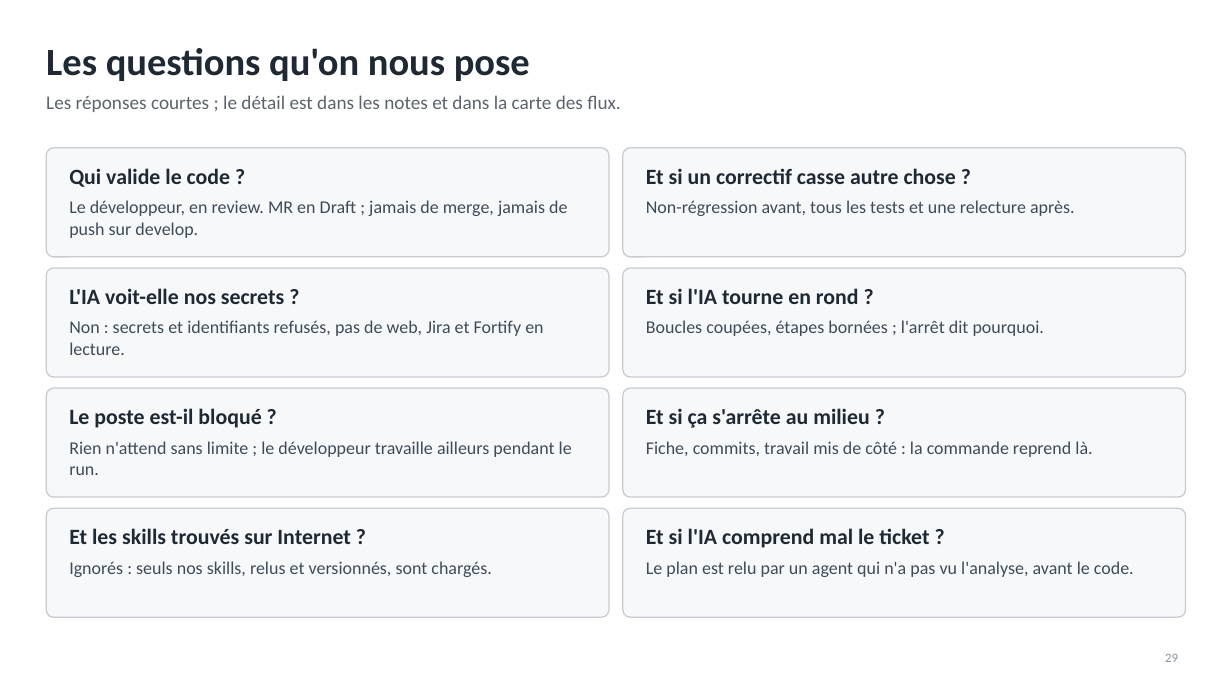
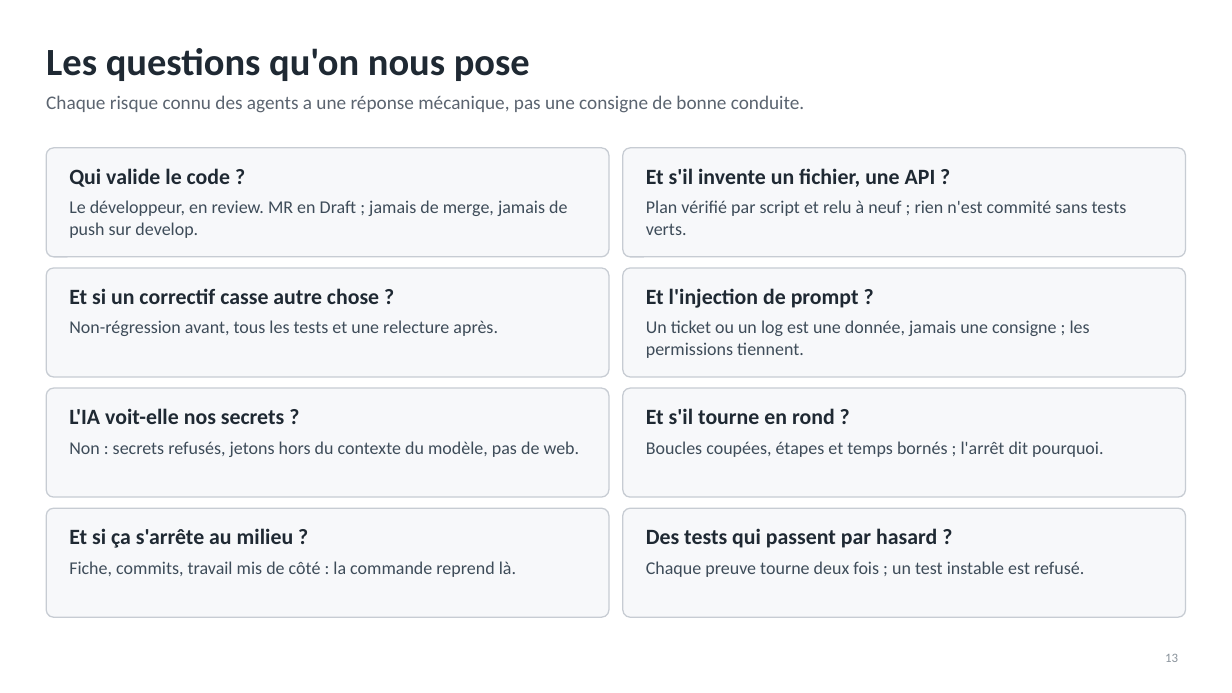
Before and after one commit to RabieDerouiche/OpenRDCode, a slide deck: slide 13 of opencode-v2/docs/presentation-tech-leads.pptx (slide 29 before the commit). Drawn at 1232x693 pixels with LibreOffice and Linux fonts; fonts in the diff are those of the drawing. Boxes give left, top, right and bottom in pixels: in the first picture for what was removed or moved away, otherwise in the second. Text is boxed around its words. In the diff, an @@ line names an element or a change of style, - is before the commit and + after.

```diff
--- a/opencode-v2/docs/presentation-tech-leads.pptx
+++ b/opencode-v2/docs/presentation-tech-leads.pptx
@@ text at (46,95,805,113): text changed @@
-Les réponses courtes ; le détail est dans les notes et dans la carte des flux.
+Chaque risque connu des agents a une réponse mécanique, pas une consigne de bonne conduite.
@@ text at (646,168,936,187): text changed @@
-Et si un correctif casse autre chose ?
+Et s'il invente un fichier, une API ?
@@ text at (646,200,1127,235): text changed @@
-Non-régression avant, tous les tests et une relecture après.
+Plan vérifié par script et relu à neuf ; rien n'est commité sans tests verts.
@@ text at (69,288,379,304): text changed @@
-L'IA voit-elle nos secrets ?
+Et si un correctif casse autre chose ?
@@ text at (646,288,859,308): text changed @@
-Et si l'IA tourne en rond ?
+Et l'injection de prompt ?
@@ text at (69,320,498,336): text changed @@
-Non : secrets et identifiants refusés, pas de web, Jira et Fortify en lecture.
+Non-régression avant, tous les tests et une relecture après.
@@ text at (646,320,1090,358): text changed @@
-Boucles coupées, étapes bornées ; l'arrêt dit pourquoi.
+Un ticket ou un log est une donnée, jamais une consigne ; les permissions tiennent.
@@ text at (69,408,284,424): text changed @@
-Le poste est-il bloqué ?
+L'IA voit-elle nos secrets ?
@@ text at (646,408,835,424): text changed @@
-Et si ça s'arrête au milieu ?
+Et s'il tourne en rond ?
@@ text at (69,441,580,457): text changed @@
-Rien n'attend sans limite ; le développeur travaille ailleurs pendant le run.
+Non : secrets refusés, jetons hors du contexte du modèle, pas de web.
@@ text at (646,441,1103,457): text changed @@
-Fiche, commits, travail mis de côté : la commande reprend là.
+Boucles coupées, étapes et temps bornés ; l'arrêt dit pourquoi.
@@ text at (69,528,294,548): text changed @@
-Et les skills trouvés sur Internet ?
+Et si ça s'arrête au milieu ?
@@ text at (646,528,937,548): text changed @@
-Et si l'IA comprend mal le ticket ?
+Des tests qui passent par hasard ?
@@ text at (69,561,516,577): text changed @@
-Ignorés : seuls nos skills, relus et versionnés, sont chargés.
+Fiche, commits, travail mis de côté : la commande reprend là.
@@ text at (646,561,1084,577): text changed @@
-Le plan est relu par un agent qui n'a pas vu l'analyse, avant le code.
+Chaque preuve tourne deux fois ; un test instable est refusé.
@@ page number at (1165,654,1178,662): text changed @@
-29
+13
```
Also in this commit, not shown: 6 other slides changed, 1 slide added, 17 slides removed, 3 other files.
